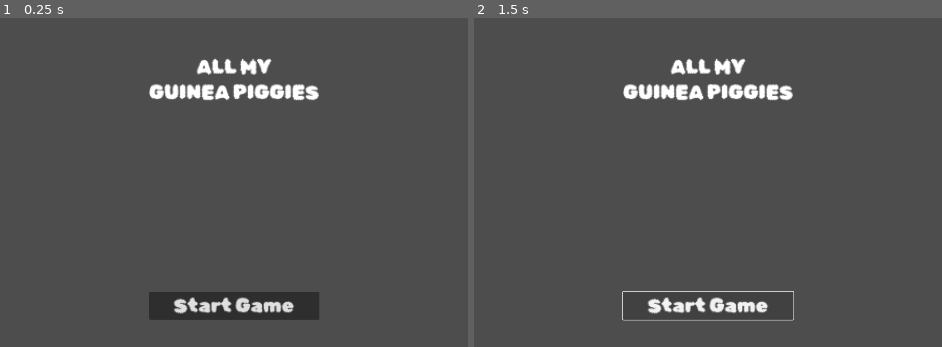
Above: before the commit, frames 1-2 (left to right).
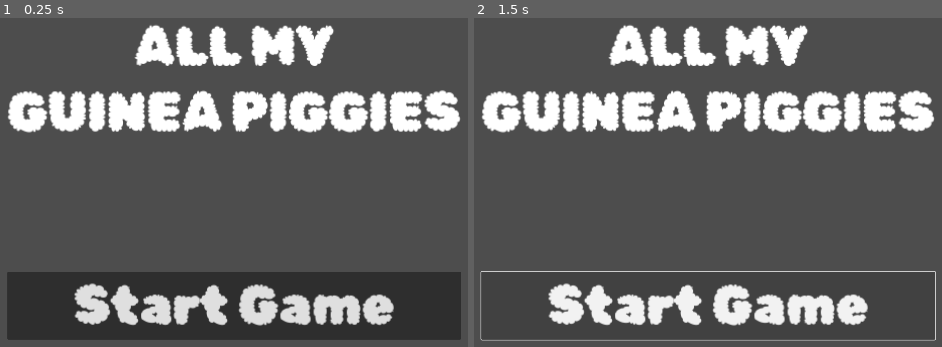
Above: after the commit, the same moments.

Repository: ElQDuck/guinea-piggies
Game: Godot game, scene res://scenes/start_screen.tscn
The game is run twice, just before and just after one commit, with the same random seed, the same clock (stepped at 60 frames per second) and the same inputs. This scene is started directly instead of the project's main scene.
Inputs:
- Up to frame 1 (0.25 s): no input
- Up to frame 2 (1.5 s): click "Start Game" at 0.5 s; click "Start Game" at 1.25 s

The runs differ from the first frame. In frame 1, 32% of the frame differs, in the area x 1-99%, y 2-98%; in frame 2, 19%.

Commit message:
feat: add text size

Diff:
--- a/scenes/start_screen.tscn
+++ b/scenes/start_screen.tscn
@@ -30,10 +30,12 @@
 [node name="GameTitle" type="Label" parent="VBoxContainer"]
 layout_mode = 2
 size_flags_vertical = 6
+theme_override_font_sizes/font_size = 128
 text = "GAME_TITLE"
 horizontal_alignment = 1
 
 [node name="Button" type="Button" parent="VBoxContainer"]
 layout_mode = 2
 size_flags_vertical = 6
+theme_override_font_sizes/font_size = 128
 text = "START_GAME"
